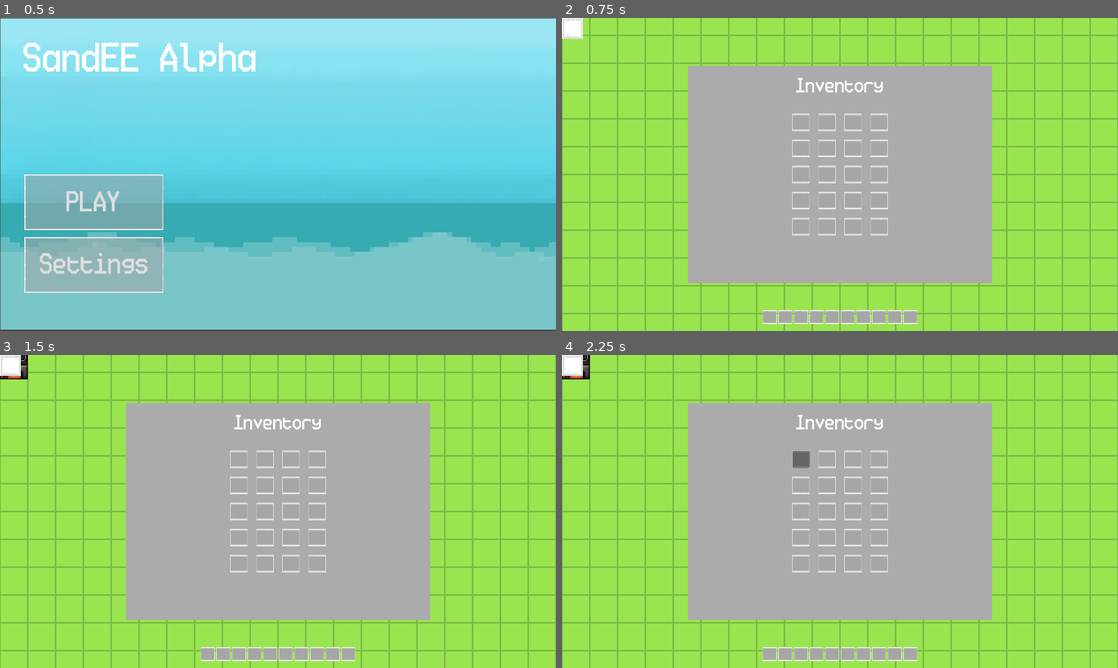
Above: before the commit, frames 1-4 (two rows, left to right).
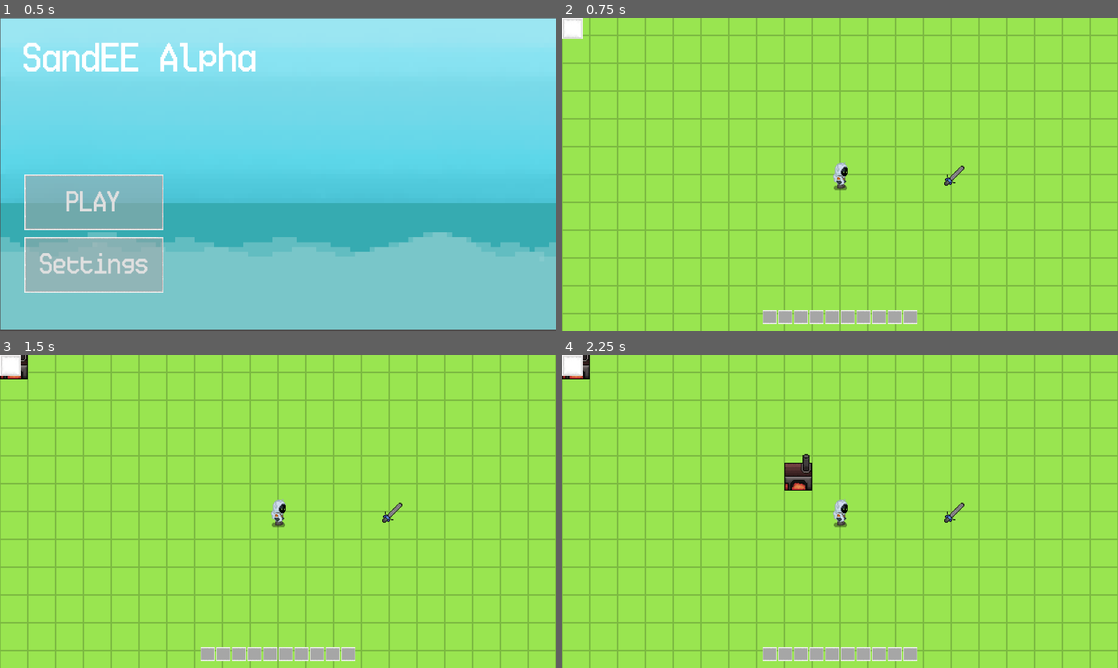
Above: after the commit, the same moments.

Repository: Ironash01/sandee_repo
Game: Godot game, scene res://scenes/ui/main_menu_ver.tscn
Two runs of this game, one before a commit and one after it. Both use one fixed random seed, a clock stepped at 60 frames per second and the inputs below.
Inputs (mouse positions are in pixels of both pictures, inside the frame that each line leads up to):
- Up to frame 1 (0.5 s): no input
- Up to frame 2 (0.75 s): click "PLAY" at 0.5 s
- Up to frame 3 (1.5 s): click (11, 364) at 1.25 s
- Up to frame 4 (2.25 s): click (801, 458) at 2.02 s

Frame 1 is identical in both runs. In frame 2, 38% of the frame differs, in the area x 22-78%, y 15-85%; in frame 3, 38%; in frame 4, 38%.

Commit message:
partial commit for smelting menu

Diff:
--- a/SandEEAlpha/scenes/player/player.tscn
+++ b/SandEEAlpha/scenes/player/player.tscn
@@ -246,6 +246,7 @@
 shape = SubResource("CircleShape2D_0owmy")
 
 [node name="InventoryUI" type="CanvasLayer" parent="." unique_id=866163215]
+visible = false
 
 [node name="ColorRect" type="ColorRect" parent="InventoryUI" unique_id=1494728434]
 anchors_preset = 8
@@ -289,3 +290,5 @@
 theme_override_font_sizes/font_size = 50
 text = "Inventory
 "
+
+[node name="SmeltingMenu" type="CanvasLayer" parent="." unique_id=1791033080]
--- a/SandEEAlpha/scenes/ui/SmeltingMenu.tscn
+++ b/SandEEAlpha/scenes/ui/SmeltingMenu.tscn
@@ -1,29 +1,27 @@
 [gd_scene format=3 uid="uid://bajfubs7vs868"]
 
 [ext_resource type="Texture2D" uid="uid://ha3i74xw7xcm" path="res://sprites/ui/SandEE_UIAlpha.png" id="1_cbf12"]
+[ext_resource type="Script" uid="uid://da2xv16vauswn" path="res://scripts/smelting_menu.gd" id="1_fyaq0"]
 
 [sub_resource type="AtlasTexture" id="AtlasTexture_fyaq0"]
 atlas = ExtResource("1_cbf12")
 region = Rect2(129, 161, 93, 95)
 
-[sub_resource type="AtlasTexture" id="AtlasTexture_kfr77"]
-atlas = ExtResource("1_cbf12")
-region = Rect2(32, 96, 32, 32)
-
 [node name="SmeltingMenu" type="Control" unique_id=731547156]
 layout_mode = 3
 anchors_preset = 0
+script = ExtResource("1_fyaq0")
 
 [node name="bg" type="TextureRect" parent="." unique_id=2006895239]
-layout_mode = 0
-offset_right = 93.0
+layout_mode = 1
+offset_right = 93.000015
 offset_bottom = 95.0
+scale = Vector2(5, 5)
+size_flags_horizontal = 6
+size_flags_vertical = 6
 texture = SubResource("AtlasTexture_fyaq0")
 
-[node name="slot_example" type="TextureRect" parent="." unique_id=31322515]
-z_index = 1
+[node name="fg" type="TextureRect" parent="." unique_id=1114069715]
 layout_mode = 0
-offset_top = 2.0
 offset_right = 40.0
-offset_bottom = 42.0
-texture = SubResource("AtlasTexture_kfr77")
+offset_bottom = 40.0
--- a/SandEEAlpha/scripts/inventory_slot.gd
+++ b/SandEEAlpha/scripts/inventory_slot.gd
@@ -13,7 +13,7 @@
 var item = null
 
 
-func _read():
+func _ready():
 	pass
 
 func _process(delta):
--- a/SandEEAlpha/scripts/object_item.gd
+++ b/SandEEAlpha/scripts/object_item.gd
@@ -23,11 +23,7 @@
 
 func _on_area_2d_body_entered(body: CharacterBody2D) -> void:
 	print("col")
-	if obj_type == "furnace":
-		if body.name == "Player":
-			sm_instance.visible = true
+
 
 func _on_area_2d_body_exited(body: CharacterBody2D) -> void:
 	print("col")
-	if sm_instance.visible == true:
-		sm_instance.visible = false
--- a/SandEEAlpha/scripts/player.gd
+++ b/SandEEAlpha/scripts/player.gd
@@ -43,5 +43,5 @@
 
 func _input(event):
 	if event.is_action_pressed("inventory"):
-		inventory_ui.visible =!inventory_ui.visible
-		#get_tree().paused = !get_tree().paused
+		inventory_ui.visible =! inventory_ui.visible # check visiblity of inventory ui to prevent mismatch in pause.
+		get_tree().paused = !get_tree().paused
--- /dev/null
+++ b/SandEEAlpha/scripts/smelting_menu.gd
@@ -0,0 +1,20 @@
+extends Control
+
+#will avoid setting atlast texture for UI so we can modify as we go.
+@export var bg: Texture
+@onready var bg_node = $canvas/bg
+
+# implement layerting of FG and BG in the future too.
+@export var fg: Texture
+@onready var fg_node = $canvas/fg
+
+func _ready() -> void:
+	pass
+
+
+# IDK WHAT THE FUCK TO DO WITH THIS
+func _process(delta: float) -> void:
+	pass
+
+func set_textures():
+	bg_node = bg
--- a/SandEEAlpha/scripts/world.gd
+++ b/SandEEAlpha/scripts/world.gd
@@ -211,14 +211,16 @@
 		if event.is_action_pressed("mouse_left"):
 			place_block()
 
+# first ver of place_block
 func place_block():
 	# get mouse relative to this Node2D
 	var mouse_pos = get_local_mouse_position()
-
+	var cell = editable_layer.local_to_map(mouse_pos) #temp code to snap place book into tilemap
 	# calculate grid
 	var grid_x = floor(mouse_pos.x / TILE_SIZE)
 	var grid_y = floor(mouse_pos.y / TILE_SIZE)
-	var world_pos = Vector2(grid_x, grid_y) * TILE_SIZE + Vector2(TILE_SIZE/2, TILE_SIZE/2)
+	#var world_pos = Vector2(grid_x, grid_y) * TILE_SIZE + Vector2(TILE_SIZE/2, TILE_SIZE/2)
+	var world_pos = editable_layer.map_to_local(cell)
 
 	# instantiate object
 	var obj = object.instantiate()
Not shown, added: SandEEAlpha/scripts/smelting_menu.gd.uid
